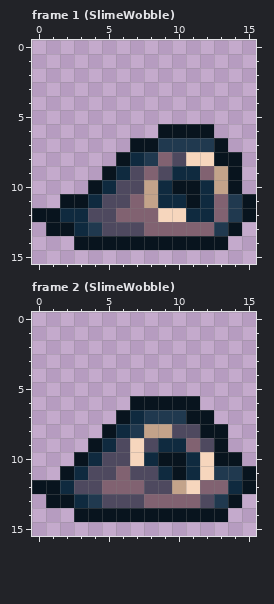
File history of a pixel-art file, Assets/Sprites/Character/Monster/Slime.aseprite. The picture above is the old version.
16x16 pixels, 2 frames. Shown: frame 1 (SlimeWobble), frame 2 (SlimeWobble).
And afterwards:
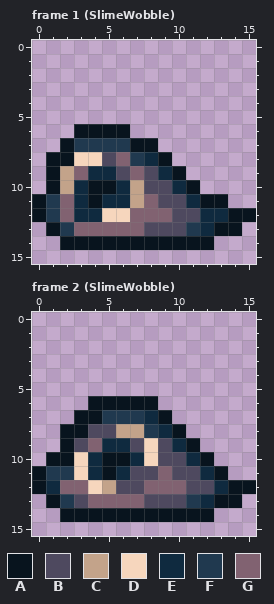
Palette (. is transparent): A #08141e  B #4e495f  C #c3a38a  D #f6d6bd  E #0f2a3f  F #20394f  G #816271
Log entry: Removed defunct Slime PNG updated Aseprite file
Changes in this commit:
--- frame 1 (SlimeWobble)
@@ x 0..15 @@
  5 ................
- 6 .........AAAA...
- 7 .......AAFFFFA..
- 8 ......AEFGBDDAA.
- 9 .....AEBGBEEGCA.
-10 ....AEBBCEAAECA.
-11 ..AAEBBGCEEAEGFA
-12 AAEEBBGGGDDEEGFA
-13 .AAEFBBBGGGGGFA.
-14 ...AAAAAAAAAAA..
+ 6 ...AAAA.........
+ 7 ..AFFFFAA.......
+ 8 .AADDBGFEA......
+ 9 .ACGEEBGBEA.....
+10 .ACEAAECBBEA....
+11 AFGEAEECGBBEAA..
+12 AFGEEDDGGGBBEEAA
+13 .AFGGGGGBBBFEAA.
+14 ..AAAAAAAAAAA...
 15 ................
--- frame 2 (SlimeWobble)
@@ x 0..15 @@
  5 ................
- 6 .......AAAAA....
- 7 ......AEFFFAA...
- 8 .....AEFCCBBAA..
- 9 ....AEBDBEEGBA..
-10 ...AEBBDEAAEDAA.
-11 ..AEBBGBBEAEDFFA
-12 AAEBBGGGBBCDGGEA
-13 .AAEFBBBGGGGBFA.
-14 ...AAAAAAAAAAA..
+ 6 ....AAAAA.......
+ 7 ...AAFFFEA......
+ 8 ..AABBCCFEA.....
+ 9 ..ABGEEBDBEA....
+10 .AADEAAEDBBEA...
+11 AFFDEAEBBGBBEA..
+12 AEGGDCBBGGGBBEAA
+13 .AFBGGGGBBBFEAA.
+14 ..AAAAAAAAAAA...
 15 ................
